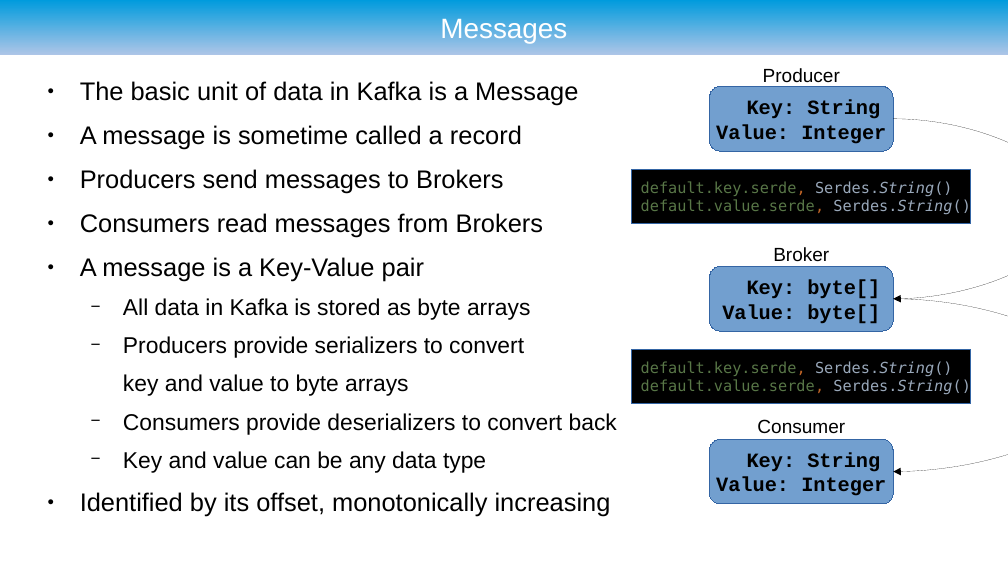
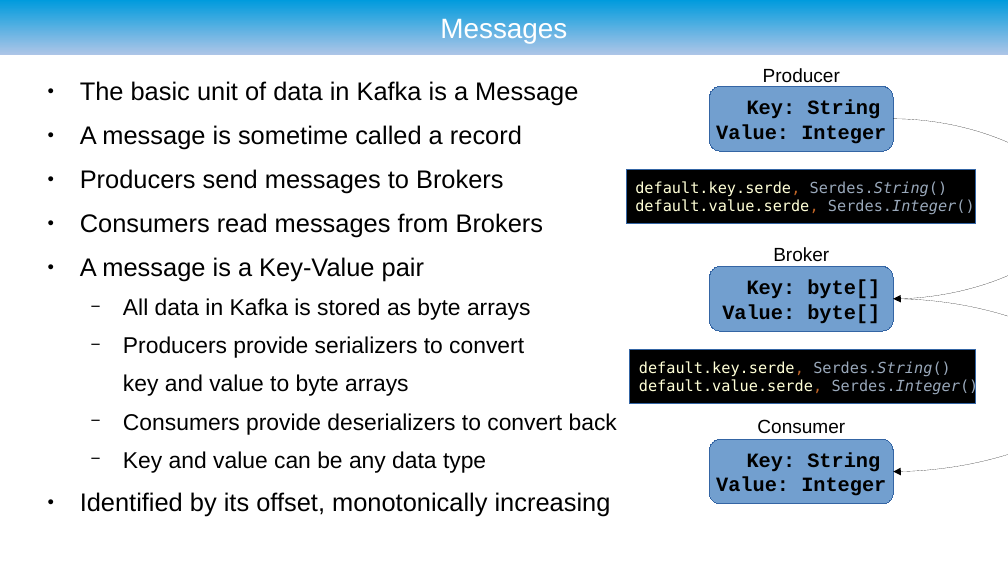
Before and after one commit to ryzlab/kafka-kompetensdag, a slide deck: slide 17 of doc/presentation-umejug.odp. Drawn at 1008x567 pixels with LibreOffice and Linux fonts; fonts in the diff are those of the drawing; background and template pictures are left out. Boxes give left, top, right and bottom in pixels: in the first picture for what was removed or moved away, otherwise in the second. Text is boxed around its words. In the diff, an @@ line names an element or a change of style, - is before the commit and + after.

```diff
--- a/doc/presentation-umejug.odp
+++ b/doc/presentation-umejug.odp
@@ rectangle "default.key.serde, Serdes.String()": place and size @@
-rectangle "default.key.serde, Serdes.String()" at <box>632,169,971,223</box>
+rectangle "default.key.serde, Serdes.String()" at <box>627,169,976,223</box>
@@ text in rectangle at <box>635,199,975,215</box>: text changed; text colour #587647 to #FFFFD7 @@
-default.value.serde, Serdes.String()
+default.value.serde, Serdes.Integer()
@@ text in rectangle at <box>635,181,948,197</box>: text colour #587647 to #FFFFD7 in "default.key.serde," @@
@@ rectangle "default.key.serde, Serdes.String()": place and size @@
-rectangle "default.key.serde, Serdes.String()" at <box>632,349,971,403</box>
+rectangle "default.key.serde, Serdes.String()" at <box>630,349,976,403</box>
@@ text in rectangle at <box>639,378,979,395</box>: text changed; text colour #587647 to #FFFFD7 @@
-default.value.serde, Serdes.String()
+default.value.serde, Serdes.Integer()
@@ text in rectangle at <box>639,361,951,377</box>: text colour #587647 to #FFFFD7 in "default.key.serde," @@
```
Also in this commit, not shown: 6 other slides changed, 2 slides added, 2 other files.
